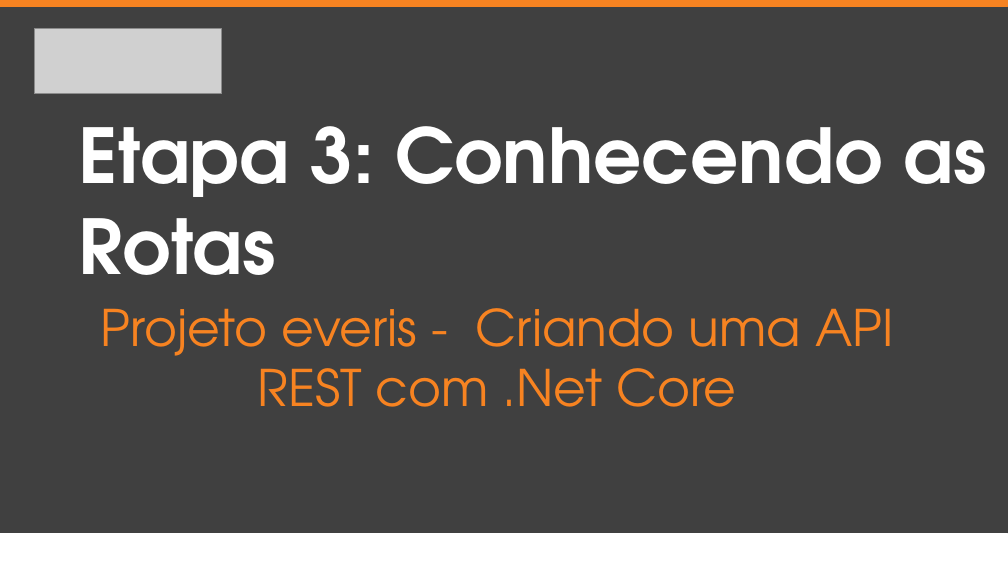
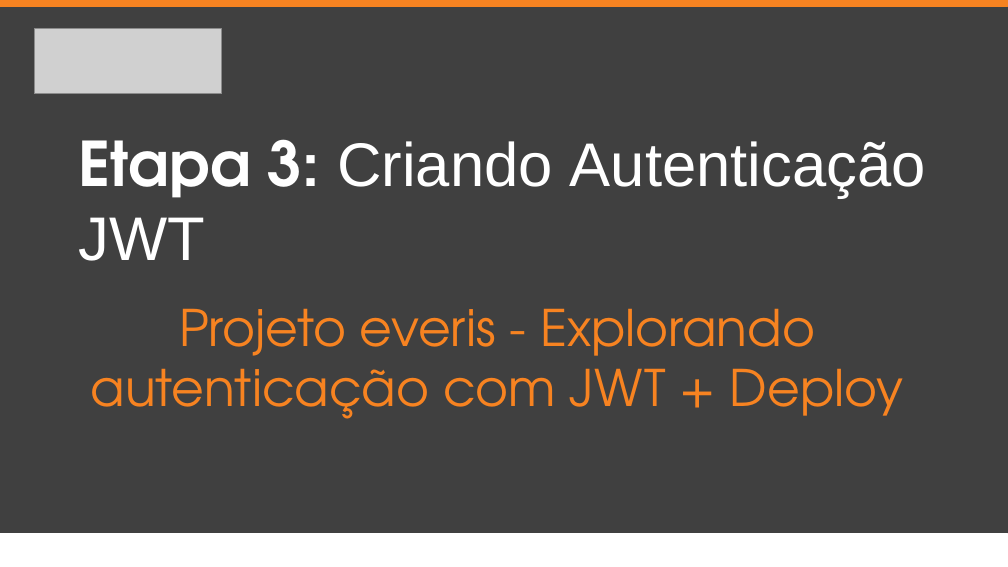
Before and after one commit to everis-New-Talents-NET/EverisStore, a slide deck: slide 20 of slide/Projeto everis - API REST .Net Core com JWT.pptx (slide 15 before the commit). Drawn at 1008x567 pixels with LibreOffice and Linux fonts; fonts in the diff are those of the drawing; grey boxes stand for pictures. Boxes give left, top, right and bottom in pixels: in the first picture for what was removed or moved away, otherwise in the second. Text is boxed around its words. In the diff, an @@ line names an element or a change of style, - is before the commit and + after.

```diff
--- a/slide/Projeto everis - API REST .Net Core com JWT.pptx
+++ b/slide/Projeto everis - API REST .Net Core com JWT.pptx
@@ text at [79,139,926,261]: text changed; size 54 to 44 pt; font TeX Gyre Adventor to Arial; bold off @@
-Etapa 3: Conhecendo as Rotas
+Etapa 3: Criando Autenticação JWT
@@ text at [91,308,904,419]: text changed @@
-Projeto everis - Criando uma API REST com .Net Core
+Projeto everis - Explorando autenticação com JWT + Deploy
```
Also in this commit, not shown: 9 other slides changed, 7 slides added, 5 slides removed.
